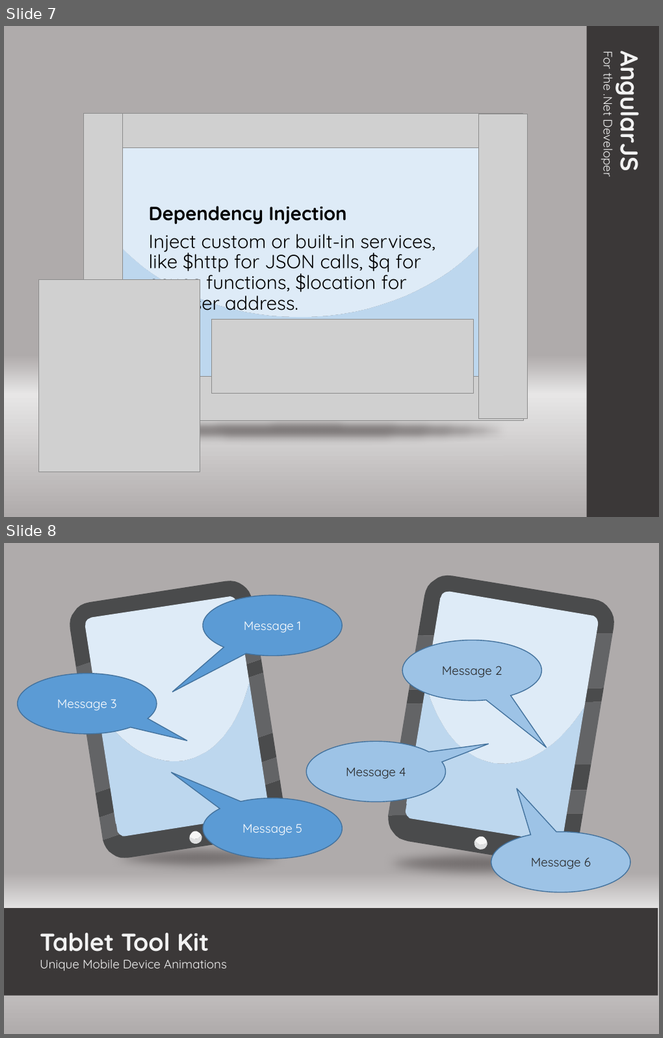
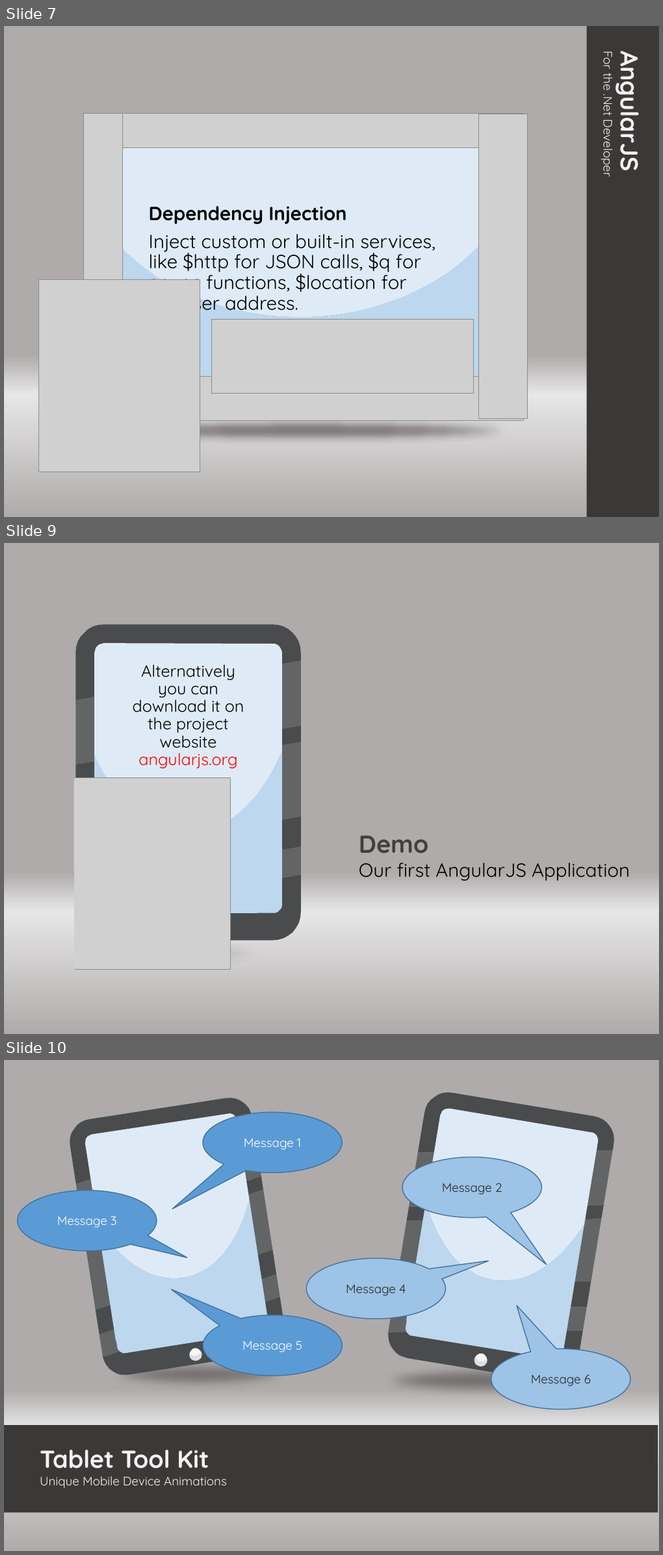
Before and after one commit to JamesBender/AngularDemos, a slide deck: Slides/AngularJSForDotNetDevelopers.pptx. Shown one above the other, each under a label of ours: slides 7 and 8 before the commit, slides 7, 9 and 10 after it; the slides between them are not shown. The pictures are 663x1038 and 663x1555 pixels, drawn with LibreOffice and Linux fonts; fonts in the diff are those of the drawing; grey boxes stand for pictures. Boxes give left, top, right and bottom in pixels: in the first picture for what was removed or moved away, otherwise in the second. Text is boxed around its words. In the diff, an @@ line names an element or a change of style, - is before the commit and + after.

```diff
--- a/Slides/AngularJSForDotNetDevelopers.pptx
+++ b/Slides/AngularJSForDotNetDevelopers.pptx
@@ slide 9 added at [4, 543, 659, 1034], background gradient #AFABAB to #E7E6E6 @@
@@ rectangle added at [4, 543, 74, 1034], fill gradient #AFABAB to #E7E6E6 @@
@@ rectangle added at [301, 543, 659, 1034], fill gradient #AFABAB to #E7E6E6 @@
@@ group added at [76, 624, 301, 940]: 9 freeform shapes @@
@@ text added at [133, 665, 244, 769], 18 pt, text #000000 @@
+Alternatively you can download it on the project website angularjs.org
@@ picture added at [70, 778, 231, 970] @@
@@ text added at [359, 835, 630, 881], 21 pt, text #000000 @@
+Demo
+Our first AngularJS Application
@@ ellipse added at [53, 942, 332, 964], fill #767171 @@
@@ what was slide 8 is now slide 10 @@
```
Also in this commit, not shown: 1 slide changed, 1 other slide added, 2 slides removed.
